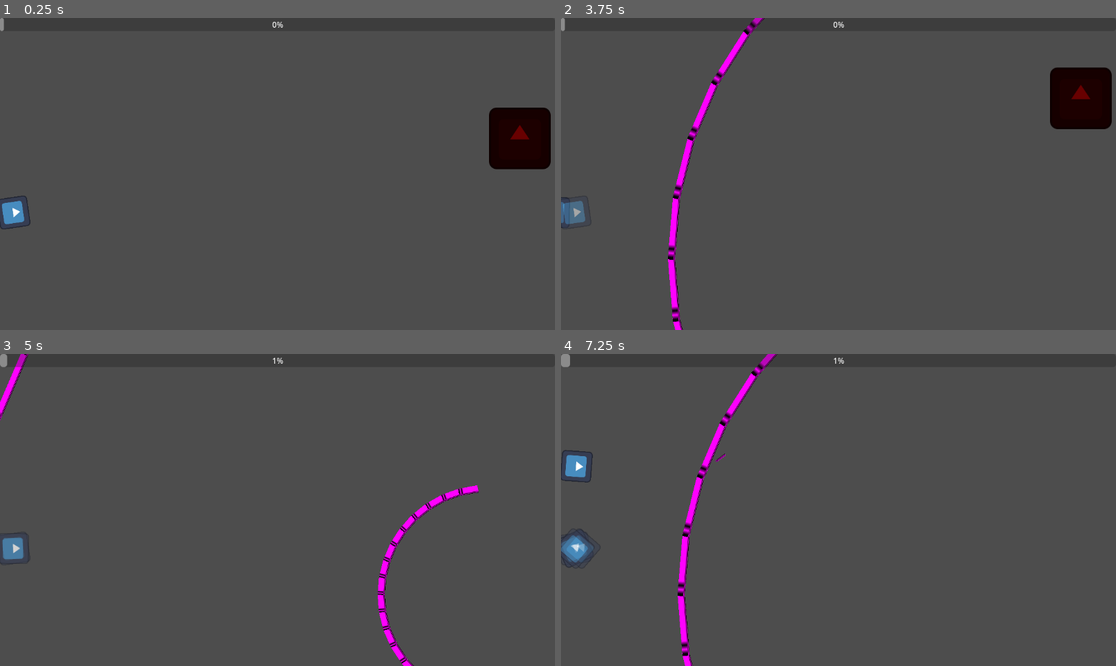
Above: before the commit, frames 1-4 (two rows, left to right).
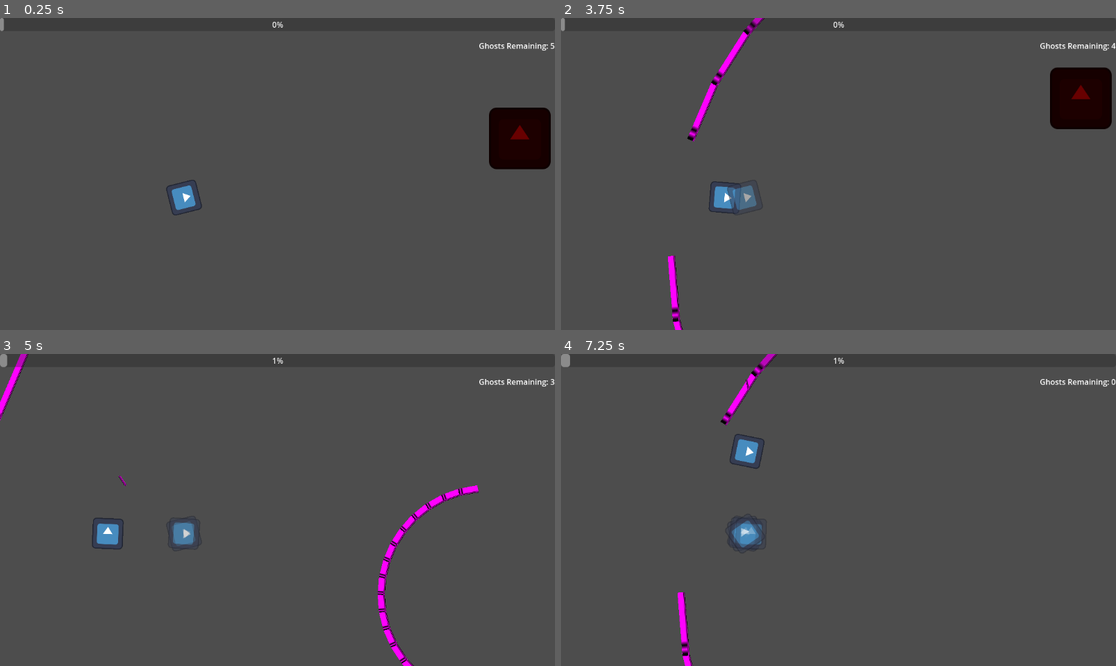
Above: after the commit, the same moments.

Repository: NovaTome/ntgamejam2025
Game: Godot game, scene res://Scenes/root.tscn
Two runs of this game, one before a commit and one after it. Both use one fixed random seed, a clock stepped at 60 frames per second and the inputs below. The engine's default icon, where the game draws it, is replaced by a stand-in: a white triangle on a blue panel in a dark square.
Inputs (mouse positions are in pixels of both pictures, inside the frame that each line leads up to):
- Up to frame 1 (0.25 s): no input
- Up to frame 2 (3.75 s): tap Enter at 0.5 s; move the mouse to (960, 158) at 0.52 s; hold D (right) 0.53-1.28 s; hold X (spawn) 0.53-1.28 s; tap Space (fire) at 0.6, 1.55, 2.1, 3.05, 3.6 s; move the mouse to (727, 189) at 1.27 s; hold S (down) 1.28-2.03 s; tap X (spawn) at 1.35, 2.85 s; move the mouse to (894, 105) at 2.02 s; hold D (right) 2.03-2.78 s; hold X (spawn) 2.03-2.78 s; move the mouse to (810, 236) at 2.77 s; hold W (up) 2.78-3.53 s; move the mouse to (1005, 220) at 3.52 s; hold A (left) from 3.53 s (still down); hold X (spawn) from 3.53 s (still down)
- Up to frame 3 (5 s): keep holding A (left); move the mouse to (111, 463) at 4.27 s; release X (spawn) at 4.28 s; tap X (spawn) at 4.35 s; tap Space (fire) at 4.55 s
- Up to frame 4 (7.25 s): move the mouse to (866, 510) at 5.02 s; release A (left) at 5.03 s; hold S (down) 5.03-5.78 s; hold X (spawn) 5.03-5.78 s; tap Space (fire) at 5.1, 6.05, 6.6 s; move the mouse to (755, 432) at 5.77 s; hold D (right) 5.78-6.53 s; tap X (spawn) at 5.85 s; move the mouse to (960, 494) at 6.52 s; hold W (up) from 6.53 s (still down); hold X (spawn) from 6.53 s (still down)

The runs differ from the first frame. In frame 1, 0.8% of the frame differs, in the area x 0-100%, y 8-68%; in frame 2, 1.5%; in frame 3, 1.1%; in frame 4, 2.5%, in the area x 0-100%, y 5-78%.

Commit message:
Dummy proof the tutorial

Diff:
--- a/Scenes/Entities/Enemies/boss_enemy.tscn
+++ b/Scenes/Entities/Enemies/boss_enemy.tscn
@@ -45,7 +45,7 @@
 "transitions": PackedFloat32Array(1, 1),
 "values": [{
 "args": [],
-"method": &"fireWaveAttack"
+"method": &"connectTutorialWave"
 }, {
 "args": [],
 "method": &"hide"
--- a/Scenes/Entities/player.tscn
+++ b/Scenes/Entities/player.tscn
@@ -35,4 +35,8 @@
 wait_time = 0.5
 one_shot = true
 
+[node name="Camera2D" type="Camera2D" parent="."]
+enabled = false
+zoom = Vector2(0.75, 0.75)
+
 [connection signal="timeout" from="DeathGap" to="." method="_on_death_gap_timeout"]
--- a/Scenes/UI/gui.tscn
+++ b/Scenes/UI/gui.tscn
@@ -44,5 +44,15 @@
 position = Vector2(578, 294)
 texture = ExtResource("2_q081c")
 
+[node name="GhostLabel" type="Label" parent="."]
+anchors_preset = 1
+anchor_left = 1.0
+anchor_right = 1.0
+offset_left = -158.0
+offset_top = 46.0
+offset_bottom = 69.0
+grow_horizontal = 0
+text = "Ghosts Remaining: 5"
+
 [connection signal="timeout" from="Timer" to="." method="_on_timer_timeout"]
 [connection signal="timeout" from="HintTimer" to="." method="_on_hint_timer_timeout"]
--- a/Scenes/root.tscn
+++ b/Scenes/root.tscn
@@ -16,7 +16,7 @@
 [node name="GUI" parent="SelfManagement" instance=ExtResource("3_4g5cr")]
 
 [node name="Player" parent="SelfManagement" instance=ExtResource("3_vnucn")]
-position = Vector2(28, 404)
+position = Vector2(382, 373)
 
 [node name="BossEnemy" parent="SelfManagement" instance=ExtResource("6_dun2r")]
 
--- a/Scripts/Attacks/wave_attack.gd
+++ b/Scripts/Attacks/wave_attack.gd
@@ -1,5 +1,7 @@
 extends Node2D
 class_name WaveAttack
+
+signal finished()
 
 const radius = 5000
 @export var projectile_scene:PackedScene = preload("res://Scenes/Entities/square_projectile.tscn")
@@ -31,5 +33,9 @@
 	for p:Projectile in Managers.bullet_manager.get_children().filter(func(a:Node2D): return a.is_in_group("WaveAttack")):
 		if p.get_overlapping_areas().size() == 0:
 			p.scale = Vector2(p.scale.x,p.scale.y+0.05)
-	if DEBUG_MODE and allProjects.filter(func(a): return a != null).size() == 0:
+	var allValidProjectiles:Array = allProjects.filter(func(a): return a != null)
+	if DEBUG_MODE and allValidProjectiles.size() == 0:
 		fire()
+	elif allValidProjectiles.size() == 0:
+		finished.emit()
+		queue_free()
--- a/Scripts/Entities/Enemies/boss_enemy.gd
+++ b/Scripts/Entities/Enemies/boss_enemy.gd
@@ -12,7 +12,11 @@
 	show()
 	animation_player.play("phase_"+str(phase))
 
-func fireWaveAttack() -> void:
+func fireWaveAttack() -> WaveAttack:
 	var wave:WaveAttack = waveAttack.instantiate()
 	wave.global_position = bullet_source.origin.global_position
 	get_parent().add_child(wave)
+	return wave
+
+func connectTutorialWave() -> void:
+	fireWaveAttack().connect("finished",Managers.self_management.handleWaveEnd)
--- a/Scripts/Entities/ghost.gd
+++ b/Scripts/Entities/ghost.gd
@@ -1,5 +1,7 @@
 class_name Ghost
 extends CharacterBody2D
+
+signal died()
 
 var movement_direction: Vector2 = Vector2.ZERO
 @onready var sprite_2d: Sprite2D = $Sprite2D
--- a/Scripts/Entities/player.gd
+++ b/Scripts/Entities/player.gd
@@ -9,6 +9,7 @@
 @onready var command_node: CommandNode = $CommandNode
 @onready var bullet_source = $BulletSource
 @onready var death_gap: Timer = $DeathGap
+@onready var camera_2d: Camera2D = $Camera2D
 
 var deaths:int = 0
 var dead:bool = false
--- a/Scripts/Entities/projectile.gd
+++ b/Scripts/Entities/projectile.gd
@@ -43,6 +43,7 @@
 		hit.emit(body)
 		if body is Player:
 			body.die()
+		elif body is Ghost: body.died.emit()
 		queue_free()
 
 func _on_visible_on_screen_notifier_2d_screen_exited() -> void:
--- a/Scripts/Managers/self_management.gd
+++ b/Scripts/Managers/self_management.gd
@@ -18,6 +18,9 @@
 var rotations:Array[Dictionary] = [] #Array of rotations with what tick they apply to
 var currentRotation:float = 0:set=_set_current_rotation #Player's current rotation
 
+var tutorialWaves:int = 0
+var ghostsRemaining:int = 5:set=_set_ghost_count
+
 func _ready() -> void:
 	currentRotation = player.rotation #Probably redundant but eh
 	player.connect("died",handlePlayerDeath)
@@ -37,6 +40,7 @@
 			elif event.is_action_released(it):
 				removeFromInputArray(it)
 
+#Log current inputs and rotations to the command log
 func logCommand() -> void:
 	var newCommand:Command = Command.new(inputTickStart,currentTicks,inputs.duplicate(false),rotations.duplicate(false))
 	bio.append(newCommand)
@@ -62,11 +66,16 @@
 
 # Spawns a ghost with clone biography
 func spawn_ghost():
+	if ghostsRemaining == 0: # If you have more than 5 ghosts, it will remove the oldest one
+		var firstGhost:Ghost = get_children().filter(func(a): return a is Ghost).front()
+		if firstGhost != null: firstGhost.queue_free()
+	else: ghostsRemaining-=1
 	var new_ghost:Ghost = ghost_scene.instantiate()
 	new_ghost.commands = clone_bio()
 	new_ghost.global_position = playerStartingLocation
 	call_deferred("add_child",new_ghost)
 
+# Clear all data for the next ghost
 func clearEverything() -> void:
 	gui.resetProgress()
 	bio.clear()
@@ -75,9 +84,10 @@
 	inputs.clear()
 	rotations.clear()
 
+# Handle player death
 func handlePlayerDeath() -> void:
 	logCommand()
-	if player.deaths == 0:
+	if player.deaths == 0: # If it is their first death, give the tutorial
 		gui.resetProgress()
 		gui.startJumpScare()
 		gui.death_hint.show()
@@ -86,15 +96,18 @@
 		player.set_process(false)
 		player.deaths+=1
 		return
+	player.deaths+=1
 	spawn_ghost()
-	gui.resetProgress()
-	bio.clear()
-	currentTicks = 0
-	inputTickStart = 0
-	inputs.clear()
-	rotations.clear()
+	clearEverything()
 	player.global_position = playerStartingLocation
 	player.death_gap.start()
+
+# Only handles the tutorial wave to track if the person kept dying over and over again
+func handleWaveEnd() -> void:
+	tutorialWaves+=1
+	if tutorialWaves <= player.deaths and tutorialWaves != 1:
+		boss.reset()
+		tutorialWaves = player.deaths
 
 # Debug method for creating ghosts
 func _unhandled_input(event):
@@ -107,6 +120,10 @@
 		rotations.append({"rotation":_rotation,"tick":currentTicks})
 	currentRotation = _rotation
 
+# Sets the ghost counter
+func _set_ghost_count(_ghostsRemaining:int) -> void:
+	ghostsRemaining = _ghostsRemaining
+	gui.ghost_label.text = "Ghosts Remaining: " + str(ghostsRemaining)
 
 func _on_gui_timer_up() -> void:
 	player.die()
--- a/Scripts/UI/gui.gd
+++ b/Scripts/UI/gui.gd
@@ -4,6 +4,7 @@
 @onready var death_hint: Label = $DeathHint
 @onready var hint_timer: Timer = $HintTimer
 @onready var jump_scare: Sprite2D = $JumpScare
+@onready var ghost_label: Label = $GhostLabel
 
 signal timerUp()
 
@@ -26,7 +27,7 @@
 	tween.tween_callback(jump_scare.hide)
 
 func _on_hint_timer_timeout() -> void:
-	death_hint.queue_free()
+	death_hint.hide()
 	Managers.self_management.spawn_ghost()
 	Managers.self_management.clearEverything()
 	Managers.self_management.player.death_gap.start()
